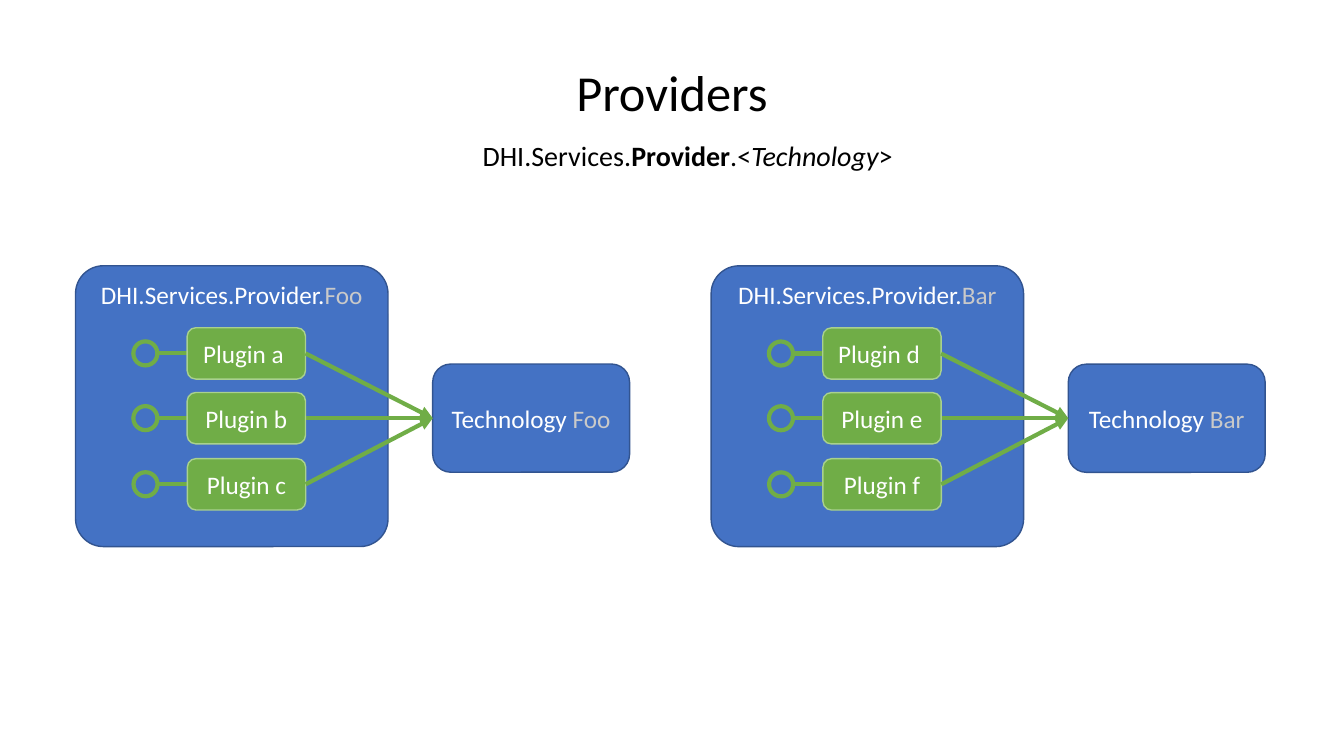
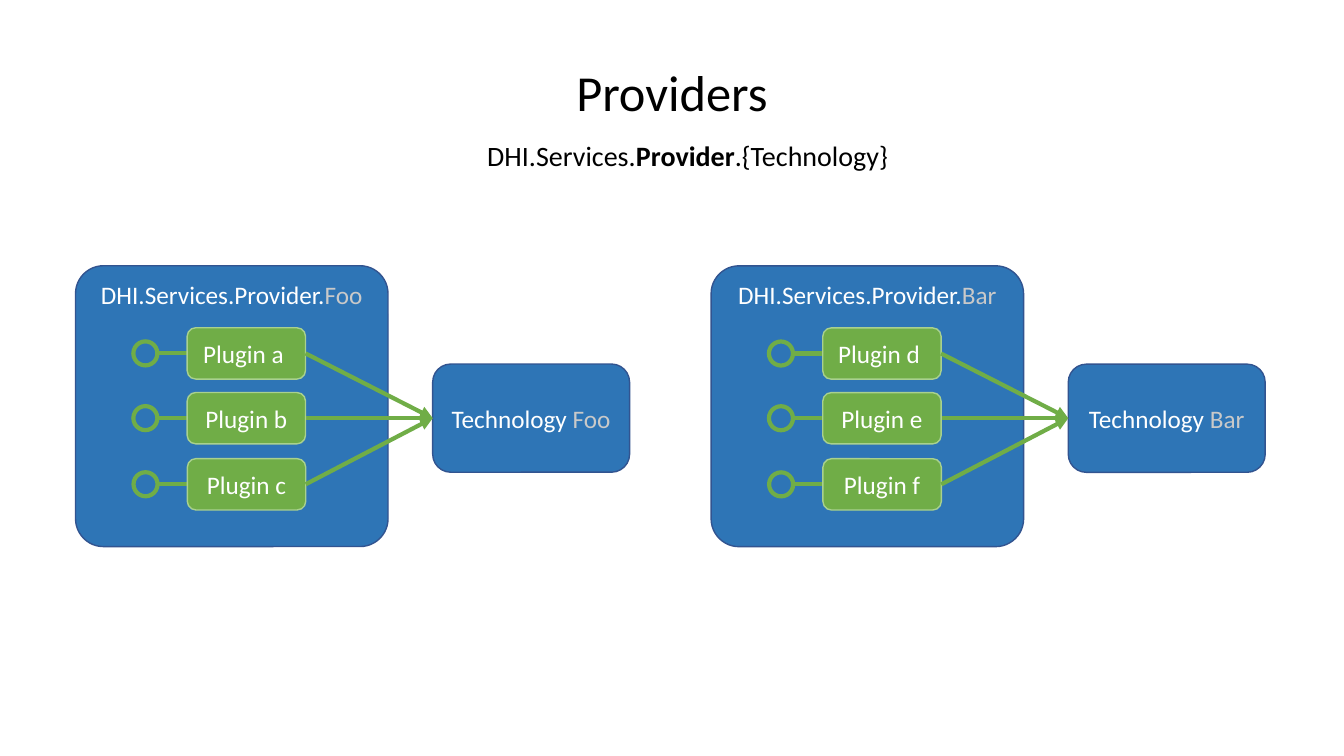
Before and after one commit to DHI/DomainServicesCourse, a slide deck: slide 15 of Presentations/DS-course-2-backend-basics.pptx. Drawn at 1344x756 pixels with LibreOffice and Linux fonts; fonts in the diff are those of the drawing. Boxes give left, top, right and bottom in pixels: in the first picture for what was removed or moved away, otherwise in the second. Text is boxed around its words. In the diff, an @@ line names an element or a change of style, - is before the commit and + after.

```diff
--- a/Presentations/DS-course-2-backend-basics.pptx
+++ b/Presentations/DS-course-2-backend-basics.pptx
@@ text at (x1=487, y1=145, x2=888, y2=171): text changed @@
-DHI.Services.Provider.<Technology>
+DHI.Services.Provider.{Technology}
@@ fill #4472C4 to #2E75B6 in 4 elements at (x1=711, y1=266, x2=1023, y2=547), (x1=1069, y1=364, x2=1265, y2=472), (x1=76, y1=266, x2=388, y2=547), (x1=433, y1=364, x2=629, y2=472) @@
```
Also in this commit, not shown: 3 other slides changed, 1 slide added, 1 other file.
